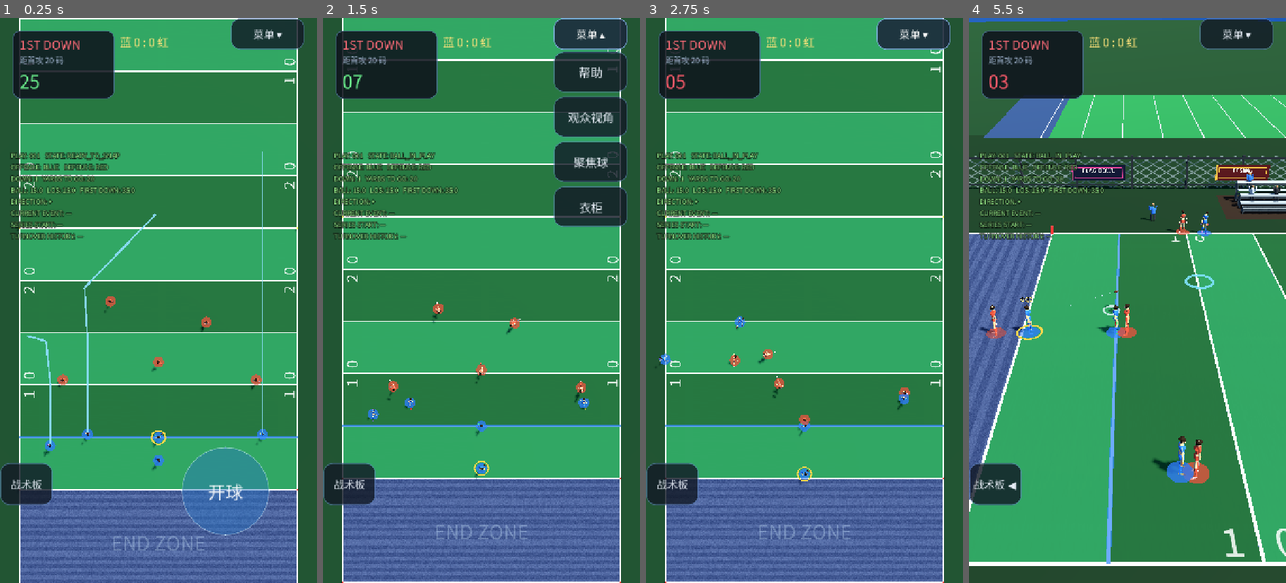
Above: before the commit, frames 1-4 (left to right).
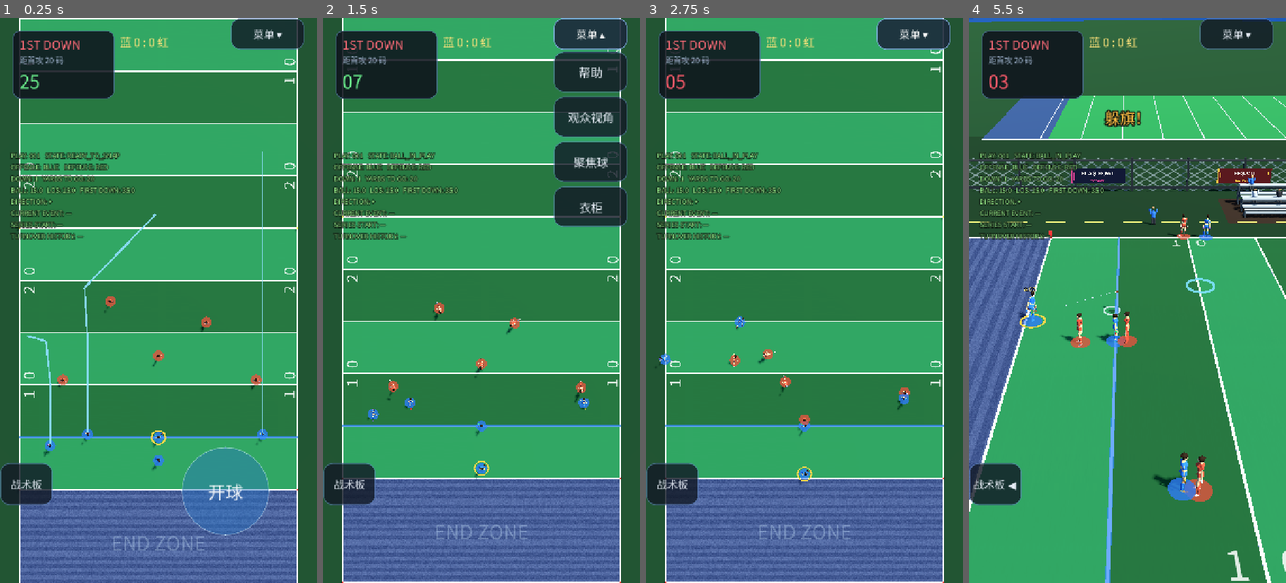
Above: after the commit, the same moments.

Repository: Fanda-81/FF-FlagFootball-Game
Game: Godot game, scene res://scenes/main.tscn
Same seed, same stepped clock (60 frames per second), same inputs: the game is played once before the commit and once after it.
Inputs (mouse positions are in pixels of both pictures, inside the frame that each line leads up to):
- Up to frame 1 (0.25 s): no input
- Up to frame 2 (1.5 s): click "开球" at 0.5 s; click "菜单 ▾" at 1.25 s
- Up to frame 3 (2.75 s): click "菜单 ▴" at 2 s
- Up to frame 4 (5.5 s): click "战术板" at 2.75 s; click "战术板 ◀" at 3.5 s; click "战术板 ▶" at 4.25 s; tap Enter at 5 s; move the mouse to (1197, 272) at 5.02 s; hold D from 5.03 s (still down); tap V at 5.1 s; click (1197, 272) at 5.17 s; tap Space at 5.27 s

The runs differ from the first frame. In frame 1, less than 0.1% of the frame differs, in the area x 47-52%, y 58-63%; in frame 2, 0.1%; in frame 3, 0.1%; in frame 4, 13%, in the area x 0-100%, y 0-100%.

Commit message:
Rusher=LB (>=7yd from LOS), juke button (0.5s flag radius 25%), WASD movement

Diff:
--- a/scripts/main.gd
+++ b/scripts/main.gd
@@ -59,6 +59,9 @@
 const RECEIVER_SPEED := 6.4
 const DEFENDER_SPEED := 5.9
 const FLAG_PULL_RADIUS := 1.3
+## 躲旗：0.5 秒内拔旗判定半径缩到 25%（等效大幅降低被拔旗概率）
+const JUKE_SECONDS := 0.5
+const JUKE_RADIUS_MULT := 0.25
 const COVER_DEPTH := 1.6
 
 const RESULT_HOLD_SECONDS := 0.7
@@ -81,7 +84,7 @@
 	"Z": {"x": 11.2, "dz": -0.8, "side": "offense", "speed": RECEIVER_SPEED},
 	"CB1": {"x": -9.4, "dz": 5.5, "side": "defense", "speed": DEFENDER_SPEED},
 	"CB2": {"x": 9.2, "dz": 5.5, "side": "defense", "speed": DEFENDER_SPEED},
-	"LB": {"x": 0.0, "dz": 7.2, "side": "defense", "speed": DEFENDER_SPEED},
+	"LB": {"x": 0.0, "dz": 7.8, "side": "defense", "speed": DEFENDER_SPEED},
 	"SS": {"x": -4.6, "dz": 11.0, "side": "defense", "speed": DEFENDER_SPEED},
 	"FS": {"x": 4.6, "dz": 13.0, "side": "defense", "speed": DEFENDER_SPEED},
 }
@@ -108,6 +111,7 @@
 var _handoff_done := false
 ## PLAY 阶段计时，用于跑球战术的交接球时机
 var _play_elapsed := 0.0
+var _juke_timer := 0.0
 ## Huddle 超时兜底（防止战术板没弹出导致卡死）
 var _huddle_timer := 0.0
 ## 列阵：目标位置 + 计时
@@ -129,7 +133,10 @@
 var _play_label: Label
 
 ## 人盯人：防守球员 → 负责的外接手。
-const COVERAGE := {"CB1": "X", "CB2": "Y", "LB": "C", "SS": "Z", "FS": "QB"}
+## LB 是冲传手（盯 QB），其余盯人/区域
+const COVERAGE := {"CB1": "X", "CB2": "Y", "SS": "Z", "FS": "C", "LB": "QB"}
+## 冲传手离启球线的最小距离（码）
+const RUSHER_MIN_DZ := 7.0
 
 # --- 状态 ---------------------------------------------------------------------
 var _actors: Dictionary = {}          # 位置名 -> PlayerActor
@@ -545,6 +552,9 @@
 		stadium.set_flipped(_swapped)
 	_pending_swap = false
 	_apply_possession()
+	_juke_timer = 0.0
+	if _snap_button != null:
+		_snap_button.text = "开球"
 	# 只在真实球场边界内钳位（-10 ~ 60），不得把端区内的真实位置挪走
 	_los_z = clampf(_game.field_yards_to_world(_game.line_of_scrimmage), FIELD_MIN_Z, FIELD_MAX_Z)
 	_down = _game.down_number
@@ -650,6 +660,10 @@
 # =============================================================================
 
 func _on_snap_pressed() -> void:
+	# 比赛中点这个按钮 = 躲旗；只有准备阶段才是开球
+	if _phase == Phase.PLAY or _phase == Phase.FLIGHT or _phase == Phase.RUN:
+		_juke()
+		return
 	if _phase != Phase.PRE_SNAP:
 		return
 	_begin_snap()
@@ -673,6 +687,9 @@
 		return
 	_handoff_done = false
 	_play_elapsed = 0.0
+	_juke_timer = 0.0
+	if _snap_button != null:
+		_snap_button.text = "躲旗"
 	_phase = Phase.SNAP
 	_snap_elapsed = 0.0
 	if _game != null:
@@ -1075,7 +1092,7 @@
 			_turnover = false
 			_finish_reset()
 		return
-	if closest <= FLAG_PULL_RADIUS:
+	if closest <= _flag_radius():
 		var mode := randi() % 3
 		_carrier.pull_flags(mode)
 		_show_toast("腰旗被拔掉（%s）· 交换球权" % ["左侧", "右侧", "两侧"][mode], Color("ffb27a"))
@@ -1109,6 +1126,39 @@
 			actor.set_move_input(Vector3.ZERO)
 		_phase = Phase.PRE_SNAP
 		_refresh_hud()
+
+## 当前有效拔旗半径（躲旗期间大幅缩小）
+func _flag_radius() -> float:
+	return FLAG_PULL_RADIUS * (JUKE_RADIUS_MULT if _juke_timer > 0.0 else 1.0)
+
+
+## 躲旗：0.5 秒窗口
+func _juke() -> void:
+	_juke_timer = JUKE_SECONDS
+	_show_toast("躲旗！", Color("ffd166"))
+
+
+## WASD 键盘移动：持球中控制 QB/持球人
+func _apply_keyboard_move() -> void:
+	if _phase != Phase.PLAY and _phase != Phase.RUN and _phase != Phase.FLIGHT:
+		return
+	var dir := Vector3.ZERO
+	if Input.is_key_pressed(KEY_A):
+		dir.x -= 1.0
+	if Input.is_key_pressed(KEY_D):
+		dir.x += 1.0
+	if Input.is_key_pressed(KEY_W):
+		dir.z += 1.0
+	if Input.is_key_pressed(KEY_S):
+		dir.z -= 1.0
+	if dir == Vector3.ZERO:
+		return
+	dir = dir.normalized()
+	if _carrier != null:
+		_carrier.set_move_input(dir)
+	elif _qb != null and not _dropback_active:
+		_qb.set_move_input(dir)
+
 
 func _advance_run(delta: float) -> void:
 	if _carrier == null:
@@ -1170,7 +1220,7 @@
 			_turnover = false
 			_finish_reset()
 		return
-	if closest <= FLAG_PULL_RADIUS:
+	if closest <= _flag_radius():
 		# 随机拔掉左 / 右 / 两边的腰旗，拔掉的就隐藏
 		var mode := randi() % 3
 		_carrier.pull_flags(mode)
@@ -1742,6 +1792,9 @@
 		_advance_lineup(delta)
 	_sync_debug_state()
 	_update_clock(delta)
+	if _juke_timer > 0.0:
+		_juke_timer = maxf(0.0, _juke_timer - delta)
+	_apply_keyboard_move()
 
 	match _phase:
 		Phase.PRE_SNAP:
Not shown, changed: build/web/index.pck
